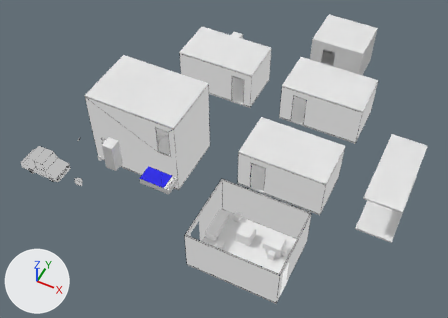
The Blender file Assets/Models/props.blend as it was, and as the next commit left it.
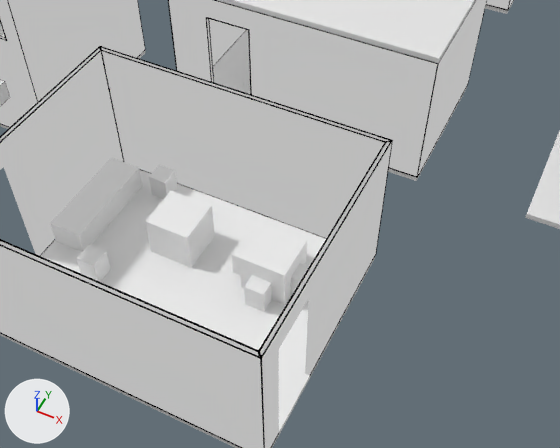
Old and new are each drawn whole from a camera (50 mm lens) standing at (9.41, -20.55, 27.28) and looking at (-2.0, 2.28, -1.26) and again close up from a camera (50 mm lens) standing at (7.25, -10.04, 9.9) and looking at (3.83, -3.19, 1.34). The axes (+X, +Y, +Z) are drawn at lower left. The lights are the same throughout.

Before the edit, the objects in view are built like this:
```python
ob_cylinder = bpy.data.objects.new('Cylinder', me_cylinder)
ob_cylinder.parent = ob_puerta_001
ob_cylinder.location = (0.595, 0.712, 1.053)
ob_cylinder.rotation_euler = (3.421, -1.571, 0.0)  # degrees (196, -90, 0)
ob_mesa_001 = bpy.data.objects.new('Mesa.001', me_cube_055)
ob_mesa_001.location = (3.73, -3.22, 0.37)
ob_mesa_001.scale = (0.386, 0.386, 0.375)
ob_paredes_006 = bpy.data.objects.new('Paredes.006', me_plane_015)
ob_paredes_006.location = (-9.0, 0.0, -2.6)
ob_paredes_007 = bpy.data.objects.new('Paredes.007', me_plane_016)
ob_paredes_007.location = (0.0, -6.0, 0.0)
ob_puerta_001 = bpy.data.objects.new('Puerta.001', me_cube_004)
ob_puerta_001.location = (-10.0, -2.0, 0.0)
ob_silla_001 = bpy.data.objects.new('silla.001', me_cube_053)
ob_silla_001.location = (4.19, -3.23, 0.22)
ob_silla_001.scale = (0.167, 0.167, 0.225)
ob_silla_005 = bpy.data.objects.new('silla.005', me_cube_052)
ob_silla_005.location = (3.72, -3.7, 0.22)
ob_silla_005.scale = (0.167, 0.167, 0.225)
ob_silla_006 = bpy.data.objects.new('silla.006', me_cube_051)
ob_silla_006.location = (3.24, -3.23, 0.22)
ob_silla_006.scale = (0.167, 0.167, 0.225)
ob_silla_007 = bpy.data.objects.new('silla.007', me_cube_054)
ob_silla_007.location = (3.74, -2.74, 0.22)
ob_silla_007.scale = (0.167, 0.167, 0.225)
# also in view: 'Mesa.002' at (2.04, -3.24, 0.37); 'silla.009' at (1.12, -2.34, 0.22); 'Paredes' at (2.5, 1.5, 1.25); 'Piso.012' at (2.5, 1.5, -0.05); 'Sofa' at (0.39, -3.27, 0.22)
```
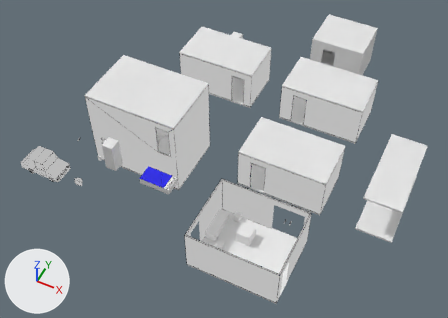
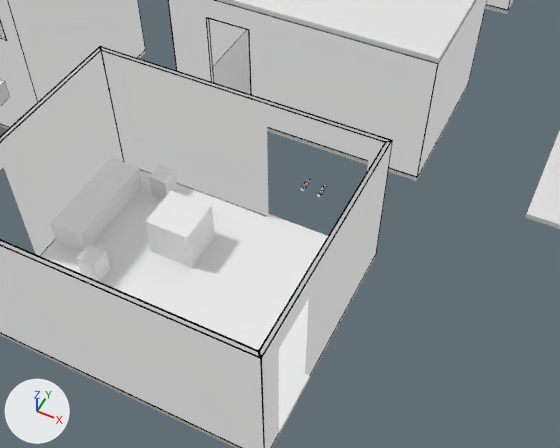
Where the change shows, as pixel boxes (x1, y1, x2, y2) in the close-ups (560 x 448 px):
'Paredes.007', modifiers changed, reshaped
    both: (0, 46, 393, 448)
'Mesa.001', deleted
    before: (239, 224, 307, 305)
'silla.005', deleted
    before: (244, 275, 272, 312)
'silla.006', deleted
    before: (232, 240, 249, 275)
'silla.001', deleted
    before: (291, 263, 309, 295)
'Cylinder.001', added
    after: (300, 178, 311, 191)
'Cylinder.002', added
    after: (316, 184, 327, 198)
'silla.007', hidden
    before: (283, 230, 302, 239)

Diff of the bpy script that builds the scene:
```diff
--- a/Assets/Models/props.blend.py
+++ b/Assets/Models/props.blend.py
@@ ob_paredes_007 @@
 _m = ob_paredes_007.modifiers.new('BTool_Puerta.010', 'BOOLEAN')
 _m.solver = 'FLOAT'
+_m = ob_paredes_007.modifiers.new('BTool_Puerta.003', 'BOOLEAN')
+_m.object = ob_silla_007
+_m.solver = 'FLOAT'
@@ ob_mesa_001 @@
-ob_mesa_001 = bpy.data.objects.new('Mesa.001', me_cube_055)
@@ ob_silla_007 @@
 ob_silla_007 = bpy.data.objects.new('silla.007', me_cube_054)
-ob_silla_007.location = (3.74, -2.74, 0.22)
-ob_silla_007.scale = (0.167, 0.167, 0.225)
+ob_silla_007.location = (3.86, -2.07, 1.04)
+ob_silla_007.rotation_euler = (1.571, 1.571, 0.0)  # degrees (90, 90, 0)
+ob_silla_007.scale = (1.05, 0.85, 0.5)
+ob_silla_007.visible_camera = False
+ob_silla_007.visible_diffuse = False
+ob_silla_007.visible_glossy = False
+ob_silla_007.visible_transmission = False
+ob_silla_007.visible_shadow = False
+ob_silla_007.hide_render = True
@@ ob_silla_001 @@
-ob_silla_001 = bpy.data.objects.new('silla.001', me_cube_053)
@@ ob_silla_005 @@
-ob_silla_005 = bpy.data.objects.new('silla.005', me_cube_052)
@@ ob_silla_006 @@
-ob_silla_006 = bpy.data.objects.new('silla.006', me_cube_051)
@@ ob_cylinder_002 @@
+ob_cylinder_002 = bpy.data.objects.new('Cylinder.002', me_cylinder.copy())  # the mesh of ob_cylinder; modifiers WIREFRAME
+ob_cylinder_002.parent = ob_puerta_007
+ob_cylinder_002.location = (0.605, 0.715, 1.053)
+ob_cylinder_002.rotation_euler = (3.421, -1.571, 0.0)  # degrees (196, -90, 0)
@@ ob_puerta_007 @@
+ob_puerta_007 = bpy.data.objects.new('Puerta.007', me_cube_004.copy())  # the mesh of ob_puerta_001; modifiers WIREFRAME
+ob_puerta_007.location = (4.71, -2.06, 0.0)
+ob_puerta_007.rotation_euler = (0.0, 0.0, 3.142)  # degrees (0, 0, 180)
@@ ob_cylinder_001 @@
+ob_cylinder_001 = bpy.data.objects.new('Cylinder.001', me_cylinder.copy())  # the mesh of ob_cylinder; modifiers WIREFRAME
+ob_cylinder_001.parent = ob_puerta_006
+ob_cylinder_001.location = (0.595, 0.712, 1.053)
+ob_cylinder_001.rotation_euler = (3.421, -1.571, 0.0)  # degrees (196, -90, 0)
@@ ob_puerta_006 @@
+ob_puerta_006 = bpy.data.objects.new('Puerta.006', me_cube_004.copy())  # the mesh of ob_puerta_001; modifiers WIREFRAME
+ob_puerta_006.location = (3.0, -2.06, 0.0)
```
